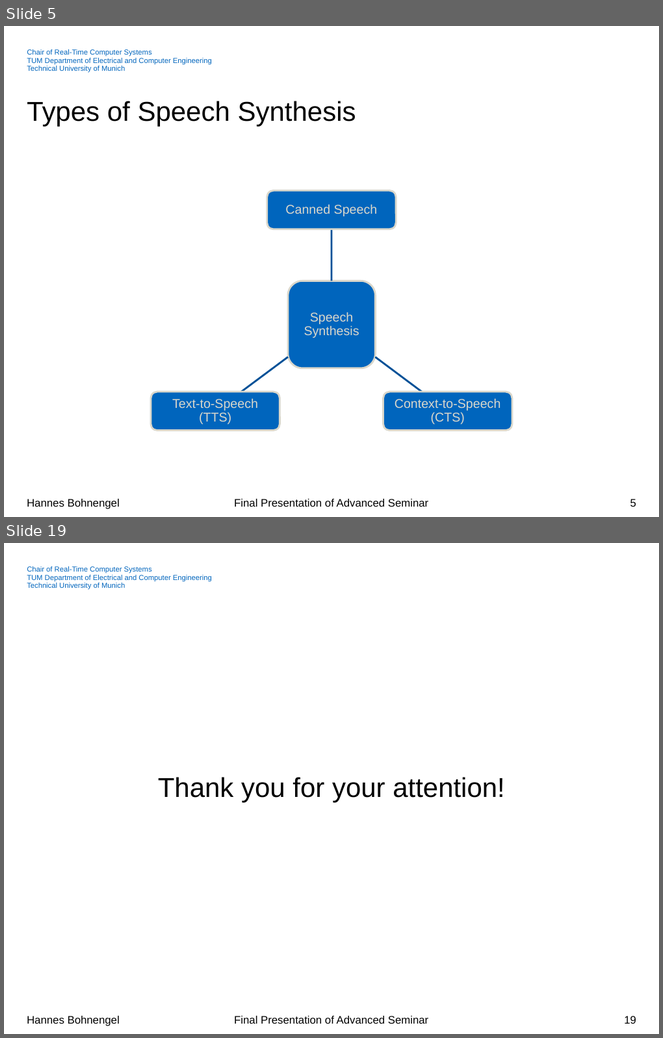
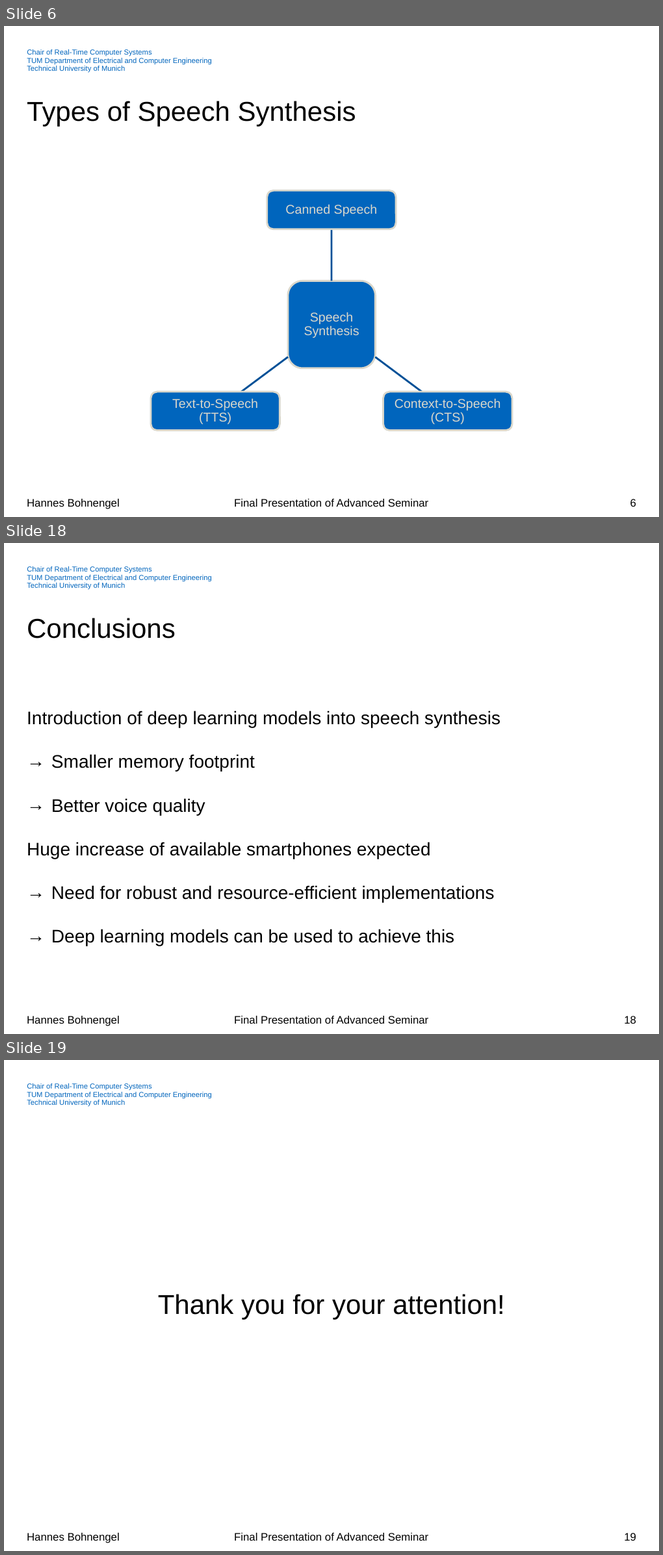
Before and after one commit to hannesb0/deeplearning, a slide deck: pres/Final_Presentation_V02.pptx. Shown one above the other, each under a label of ours: slides 5 and 19 before the commit, slides 6, 18 and 19 after it; the slides between them are not shown. The pictures are 663x1038 and 663x1555 pixels, drawn with LibreOffice and Linux fonts; fonts in the diff are those of the drawing; background and template pictures are left out. Boxes give left, top, right and bottom in pixels: in the first picture for what was removed or moved away, otherwise in the second. Text is boxed around its words. In the diff, an @@ line names an element or a change of style, - is before the commit and + after.

```diff
--- a/pres/Final_Presentation_V02.pptx
+++ b/pres/Final_Presentation_V02.pptx
@@ slide 18 added at <box>4,543,659,1034</box>, background #FFFFFF; not listed: 3 template elements that a slide beside it also shows @@
@@ title added at <box>27,618,176,639</box>, 30 pt, text #000000 @@
+Conclusions
@@ text added at <box>27,711,501,947</box>, 20 pt, text #000000 @@
+Introduction of deep learning models into speech synthesis
+→ Smaller memory footprint
+→ Better voice quality
+Huge increase of available smartphones expected
+→ Need for robust and resource-efficient implementations
+→ Deep learning models can be used to achieve this
@@ page number added at <box>624,1016,636,1024</box>, 12 pt, text #000000 @@
+18
@@ what was slide 5 is now slide 6 @@
@@ page number at <box>631,499,636,507</box>: text changed @@
-5
+6
```
Also in this commit, not shown: 12 slides changed, 4 other slides added, 2 slides removed.
